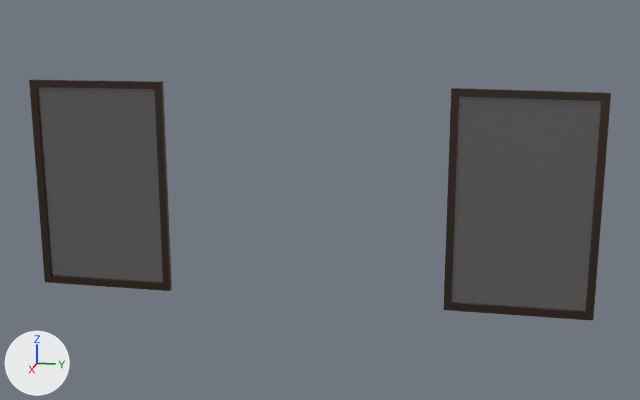
A saved change to the glTF model models/core_building/Door_Entrance_Right_R.glb.
Rendered twice from a 50 mm camera at (204.65, 157.04, 7.75) aimed at (184.5, 153.01, 2.72). The axes (+X, +Y, +Z) are drawn at lower left. The lights are the same throughout. Objects named as collision shapes, trigger or cutter boxes, shadow casters or lower levels of detail are left out. Where no turn or scale is listed for an object, it has been applied to the vertices.

In view in the first picture: 'EntranceRight_DoorLeft', 'EntranceRight_DoorRight'.
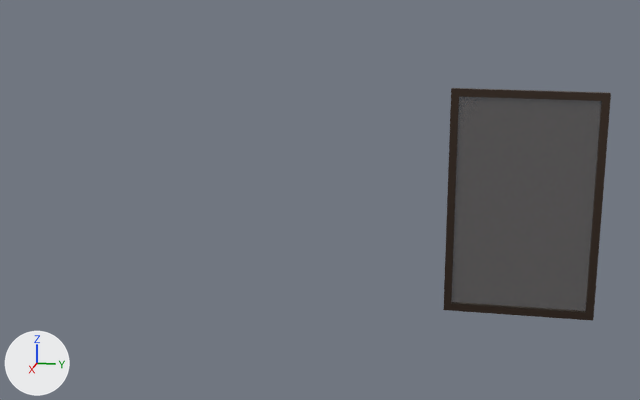
Boxes (x1, y1, x2, y2) around the edits, measured in the pictures (640 x 400 px):
'EntranceRight_DoorLeft', deleted: before (29, 79, 172, 291)
    faces in mat_atlascristal (picture img_genesis_tx_transp): (37, 87, 163, 283)
    faces in mat_atlasmetal (picture img_genesis_tx): (29, 79, 172, 291)

Edits to the bpy script that builds the scene:
```text
Remove ob_entranceright_doorleft:
    ob_entranceright_doorleft = bpy.data.objects.new('EntranceRight_DoorLeft', me_cylinder_160)
    ob_entranceright_doorleft.location = (184.52, 149.19, 2.69)
```
